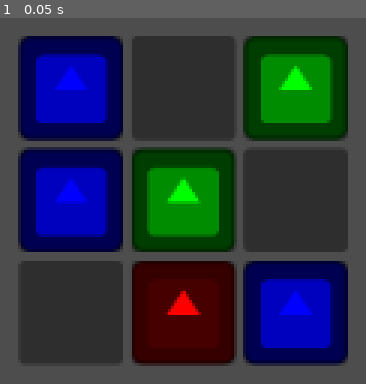
Above: before the commit, frame 1.
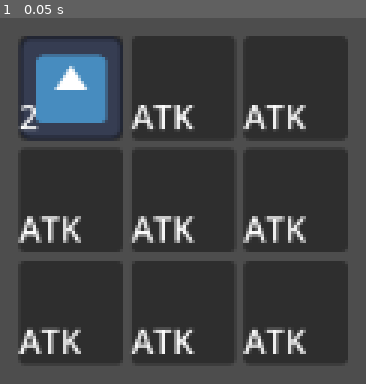
Above: after the commit, the same moment.

Repository: JoeThCo/Frogue_Proof_Of_Concept
Game: Godot game, scene res://game.tscn
The game is run twice, just before and just after one commit, with the same random seed, the same clock (stepped at 60 frames per second) and the same inputs. The engine's default icon, where the game draws it, is replaced by a stand-in: a white triangle on a blue panel in a dark square.
Inputs:
- Up to frame 1 (0.05 s): no input

The runs differ from the first frame. In frame 1, 50% of the frame differs, in the area x 4-96%, y 4-96%.

Commit message:
Tutorial drag and drop done

Diff:
--- a/frog_data.gd
+++ /dev/null
@@ -1,30 +0,0 @@
-extends Node
-class_name Frog_Data
-
-var color: Color = Color.TRANSPARENT
-var health: int = 5
-var damage: int = 3
-var speed: int = 1
-
-
-var colors = [Color(1.0, 0.0, 0.0, 1.0),
-          Color(0.0, 1.0, 0.0, 1.0),
-          Color(0.0, 0.0, 1.0, 1.0)]
-
-
-func frog_init_all(in_health: int, in_damage: int, in_speed: int):
-    self.health = in_health
-    self.damage = in_damage
-    self.speed = in_speed
-    self.color = colors[randi() % colors.size()]
-
-
-func frog_init_random():
-    self.health = (randi() % 5) + 1
-    self.damage = (randi() % 5) + 1
-    self.speed = (randi() % 5) + 1
-    self.color = colors[randi() % colors.size()]
-
-
-func _to_string() -> String:
-    return str(health) + " " + str(damage) + " " + str(speed)
--- a/frog_grid.gd
+++ b/frog_grid.gd
@@ -2,20 +2,38 @@
 class_name Frog_Grid
 
 
-@onready var frogue: PackedScene = load("res://frogue.tscn")
+@onready var frog_slot: PackedScene = load("res://frog_slot.tscn")
 
 
 const GRID_SIZE: int = 3
 
 
 func _ready() -> void:
+    make_grid()
+    add_frog()
+
+
+func make_grid():
     columns = GRID_SIZE
     for i in range(GRID_SIZE * GRID_SIZE):
-        var frog_slot: Frog_Slot = frogue.instantiate()
-        if randi() % 2 == 0:
-            var frog: Frog_Data = Frog_Data.new()
-            frog.frog_init_random()
-            frog_slot.frogue_init(frog, i)
-        else:
-            frog_slot.remove_texture()
-        add_child(frog_slot)
+        var new_frog_slot: Frog_Slot = frog_slot.instantiate() as Frog_Slot
+        add_child(new_frog_slot)
+
+
+func print_grid():
+    print("New Grid Print...")
+    for child in get_children():
+        var temp_frog_slot: Frog_Slot = child as Frog_Slot
+        print(temp_frog_slot.frog_data)
+
+
+func add_frog():
+    var texture: CompressedTexture2D = load("res://icon.svg")
+    var damage: int = (randi() % 5) + 1
+    var frog_data = {"TEXTURE": texture, "DAMAGE": damage}
+    get_child(0).set_property(frog_data)
+
+
+func _process(_delta: float) -> void:
+    if Input.is_action_just_pressed("Debug"):
+        print_grid()
--- a/frog_slot.gd
+++ b/frog_slot.gd
@@ -3,16 +3,6 @@
 
 
 @export var texture_rect: TextureRect
-
-
-var frog: Frog_Data
-var index: int
-
-
-func frogue_init(in_frog: Frog_Data, in_index: int):
-    frog = in_frog
-    index = in_index
-    texture_rect.modulate = in_frog.color
 
 
 #to get data that can be dragged and dropped onto controls that expect drop data
@@ -28,15 +18,14 @@
 
 # to pass you the data from a control's _get_drag_data() result
 func _drop_data(_at_position: Vector2, data: Variant) -> void:
-    var temp: Texture = texture_rect.texture
-    texture_rect.texture = data.texture
-    data.texture = temp
+    var temp = texture_rect.property
+    texture_rect.property = data.property
+    data.property = temp
 
 
 func get_preview():
     var preview_texture: TextureRect = TextureRect.new()
     preview_texture.texture = texture_rect.texture
-    preview_texture.modulate = texture_rect.modulate
     preview_texture.expand_mode = TextureRect.EXPAND_FIT_WIDTH
     preview_texture.size = Vector2.ONE * 25
 
@@ -45,5 +34,5 @@
     return preview
 
 
-func remove_texture():
-    texture_rect.texture = null
+func set_property(frog_data: Dictionary):
+    texture_rect.property = frog_data
--- /dev/null
+++ b/frog_slot.tscn
@@ -0,0 +1,23 @@
+[gd_scene load_steps=3 format=3 uid="uid://cyxqmfxjhcgoi"]
+
+[ext_resource type="Script" path="res://frog_slot.gd" id="1_hwi5h"]
+[ext_resource type="Script" path="res://frog_stats.gd" id="2_26jcg"]
+
+[node name="Frog_Slot" type="PanelContainer" node_paths=PackedStringArray("texture_rect")]
+offset_right = 50.0
+offset_bottom = 50.0
+script = ExtResource("1_hwi5h")
+texture_rect = NodePath("Frog_Data")
+
+[node name="Frog_Data" type="TextureRect" parent="."]
+custom_minimum_size = Vector2(50, 50)
+layout_mode = 2
+expand_mode = 1
+script = ExtResource("2_26jcg")
+
+[node name="Debug" type="Label" parent="Frog_Data"]
+layout_mode = 0
+offset_top = 27.0
+offset_right = 50.0
+offset_bottom = 50.0
+text = "ATK"
--- /dev/null
+++ b/frog_stats.gd
@@ -0,0 +1,16 @@
+extends TextureRect
+
+
+@export var damage: int = 5:
+    set(value):
+        damage = value
+        $Debug.text = str(damage)
+
+
+@onready var property: Dictionary = {"TEXTURE": texture,
+                                     "DAMAGE": damage}:
+        set(value):
+            property = value
+
+            texture = property["TEXTURE"]
+            damage = property["DAMAGE"]
--- a/frogue.tscn
+++ /dev/null
@@ -1,18 +0,0 @@
-[gd_scene load_steps=4 format=3 uid="uid://cyxqmfxjhcgoi"]
-
-[ext_resource type="Script" path="res://frog_slot.gd" id="1_lw61t"]
-[ext_resource type="Texture2D" uid="uid://bcjwtdxmp7n8o" path="res://icon.svg" id="2_fmbed"]
-[ext_resource type="Script" path="res://frog_data.gd" id="3_50wb8"]
-
-[node name="Frogue" type="PanelContainer" node_paths=PackedStringArray("texture_rect")]
-offset_right = 50.0
-offset_bottom = 50.0
-script = ExtResource("1_lw61t")
-texture_rect = NodePath("TextureRect")
-
-[node name="TextureRect" type="TextureRect" parent="."]
-custom_minimum_size = Vector2(50, 50)
-layout_mode = 2
-texture = ExtResource("2_fmbed")
-expand_mode = 1
-script = ExtResource("3_50wb8")
--- a/project.godot
+++ b/project.godot
@@ -16,6 +16,14 @@
 config/features=PackedStringArray("4.2", "GL Compatibility")
 config/icon="res://icon.svg"
 
+[input]
+
+Debug={
+"deadzone": 0.5,
+"events": [Object(InputEventKey,"resource_local_to_scene":false,"resource_name":"","device":-1,"window_id":0,"alt_pressed":false,"shift_pressed":false,"ctrl_pressed":false,"meta_pressed":false,"pressed":false,"keycode":0,"physical_keycode":32,"key_label":0,"unicode":32,"echo":false,"script":null)
+]
+}
+
 [rendering]
 
 renderer/rendering_method="gl_compatibility"
